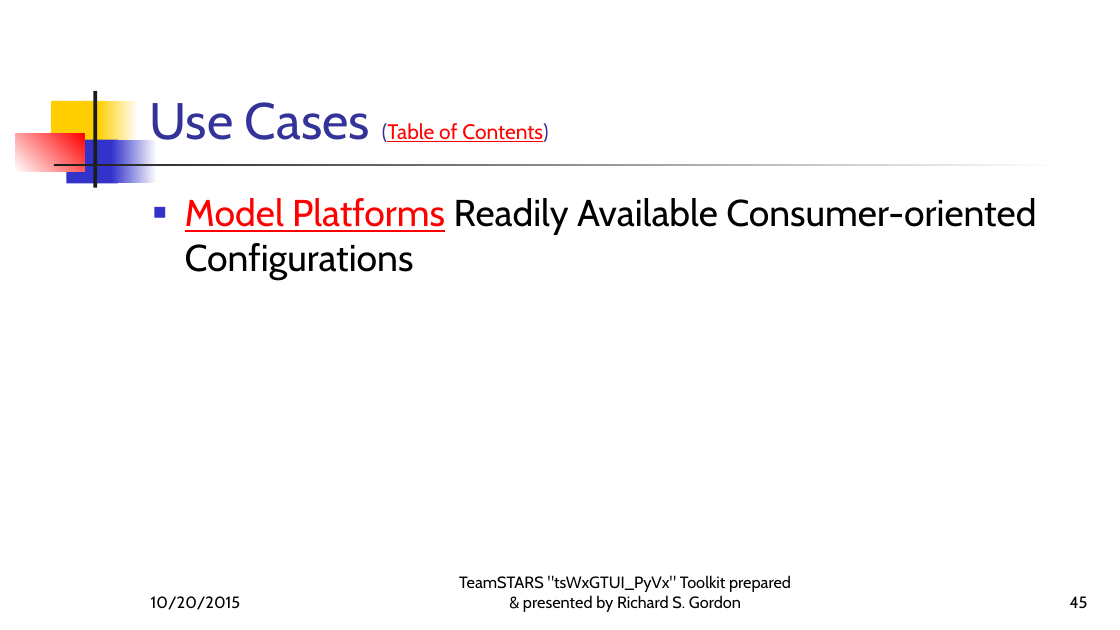
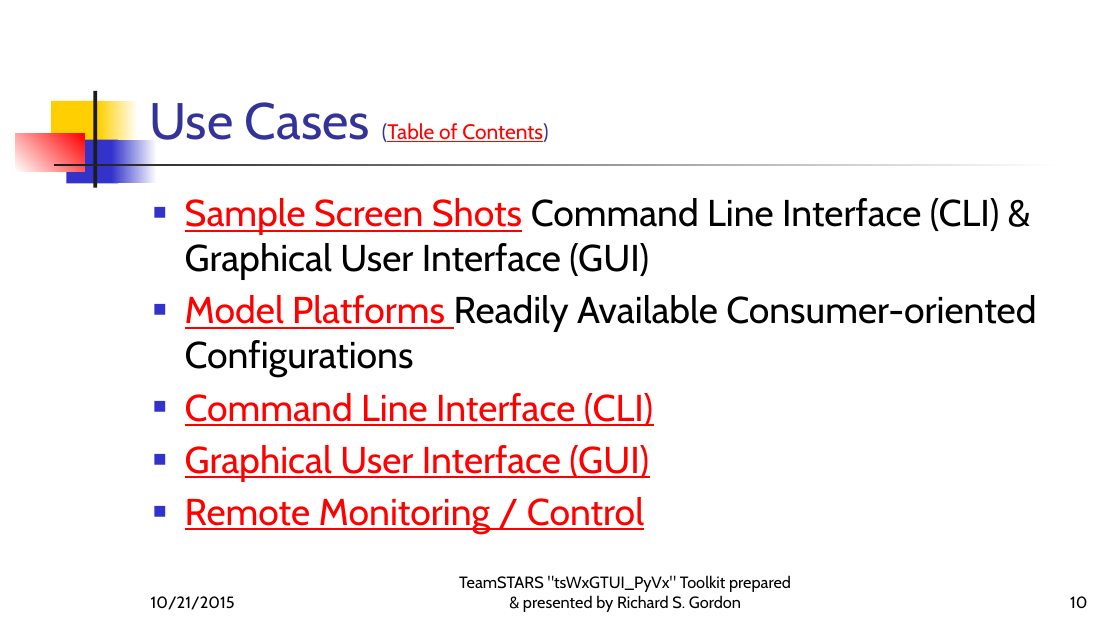
Before and after one commit to rigordo959/tsWxGTUI_PyVx_Repository, a slide deck: slide 10 of Notebooks/EngineeringNotebook/MS-PowerPoint-Files/tsWxGTUI_PyVx.pptx (slide 45 before the commit). Drawn at 1120x630 pixels with LibreOffice and Linux fonts; fonts in the diff are those of the drawing. Boxes give left, top, right and bottom in pixels: in the first picture for what was removed or moved away, otherwise in the second. Text is boxed around its words. In the diff, an @@ line names an element or a change of style, - is before the commit and + after.

```diff
--- a/Notebooks/EngineeringNotebook/MS-PowerPoint-Files/tsWxGTUI_PyVx.pptx
+++ b/Notebooks/EngineeringNotebook/MS-PowerPoint-Files/tsWxGTUI_PyVx.pptx
@@ text at (185, 198, 999, 280): paragraph added @@
+  ■ Sample Screen Shots Command Line Interface (CLI) & Graphical User Interface (GUI)
@@ text at (185, 393, 653, 534): paragraphs added @@
+  ■ Command Line Interface (CLI)
+  ■ Graphical User Interface (GUI)
+  ■ Remote Monitoring / Control
@@ text at (151, 596, 235, 610): text changed @@
-10/20/2015
+10/21/2015
@@ page number at (1070, 596, 1087, 609): text changed @@
-45
+10
```
Also in this commit, not shown: 57 other slides changed, 1 slide added, 4 slides removed.
